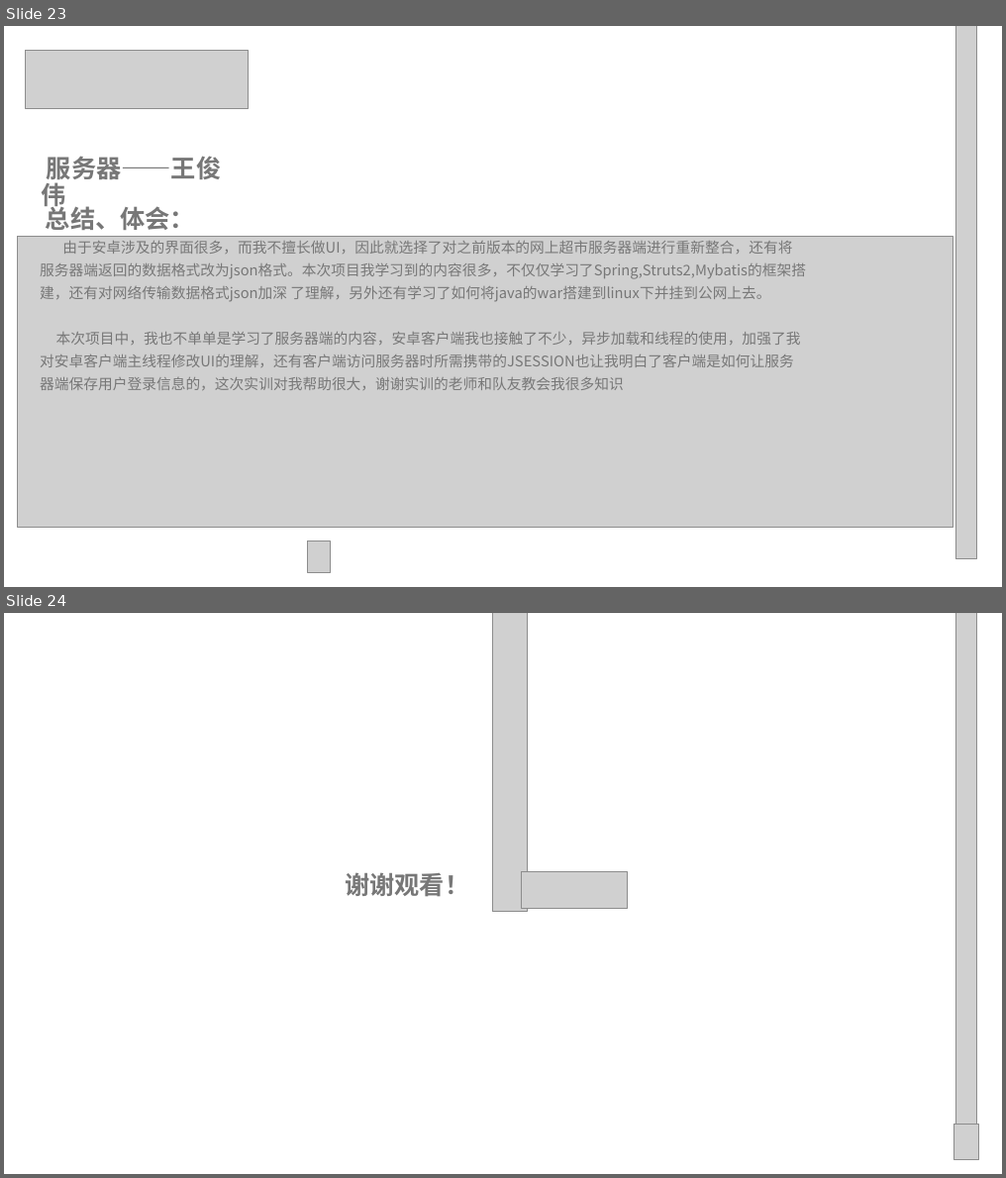
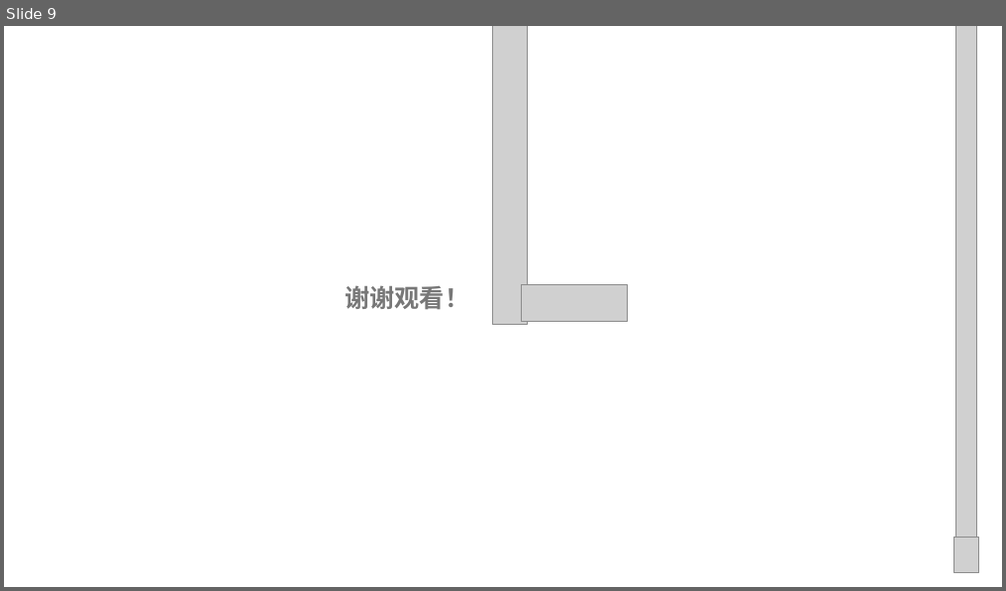
Before and after one commit to CC1AH/SummerTraining, a slide deck: 项目答辩总ppt.pptx. Shown one above the other, each under a label of ours: slides 23 and 24 before the commit, slide 9 after it. The pictures are 1006x1178 and 1006x591 pixels, drawn with LibreOffice and Linux fonts; fonts in the diff are those of the drawing; grey boxes stand for pictures; background and template pictures are left out. Boxes give left, top, right and bottom in pixels: in the first picture for what was removed or moved away, otherwise in the second. Text is boxed around its words. In the diff, an @@ line names an element or a change of style, - is before the commit and + after.

```diff
--- a/项目答辩总ppt.pptx
+++ b/项目答辩总ppt.pptx
@@ slide 23 removed at (4, 26, 1002, 587), background picture (left out) @@
@@ picture removed at (25, 51, 249, 108) @@
@@ picture removed at (955, 26, 976, 560) @@
@@ text removed at (41, 156, 221, 211) @@
-服务器——王俊伟
@@ text removed at (40, 203, 806, 390) @@
-总结、体会：
-由于安卓涉及的界面很多，而我不擅长做UI，因此就选择了对之前版本的网上超市服务器端进行重新整合，还有将服务器端返回的数据格式改为json格式。本次项目我学习到的内容很多，不仅仅学习了Spring,Struts2,Mybatis的框架搭建，还有对网络传输数据格式json加深 了理解，另外还有学习了如何将java的war搭建到linux下并挂到公网上去。
-本次项目中，我也不单单是学习了服务器端的内容，安卓客户端我也接触了不少，异步加载和线程的使用，加强了我对安卓客户端主线程修改UI的理解，还有客户端访问服务器时所需携带的JSESSION也让我明白了客户端是如何让服务器端保存用户登录信息的，这次实训对我帮助很大，谢谢实训的老师和队友教会我很多知识
@@ picture removed at (18, 236, 953, 528) @@
@@ picture removed at (308, 542, 331, 573) @@
@@ what was slide 24 is now slide 9 @@
```
Also in this commit, not shown: 1 slide changed, 4 slides added, 18 other slides removed, 2 other files.
